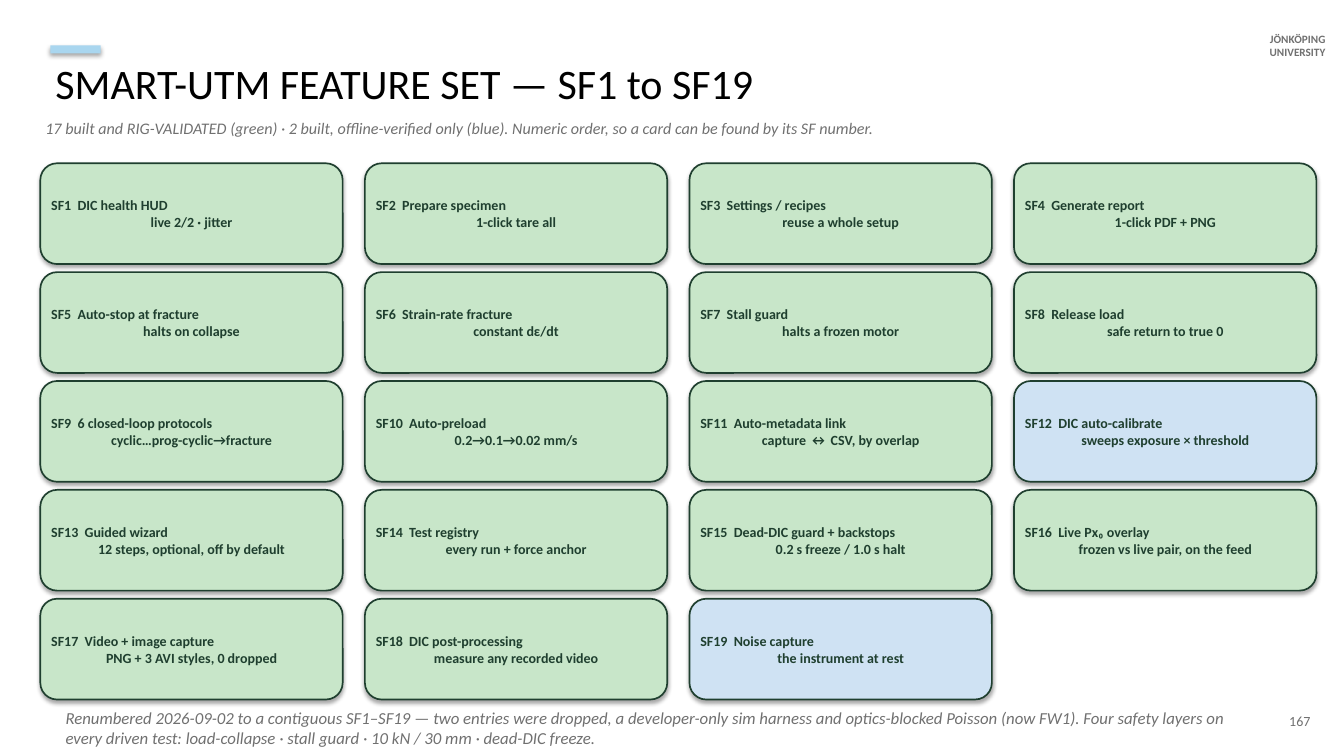
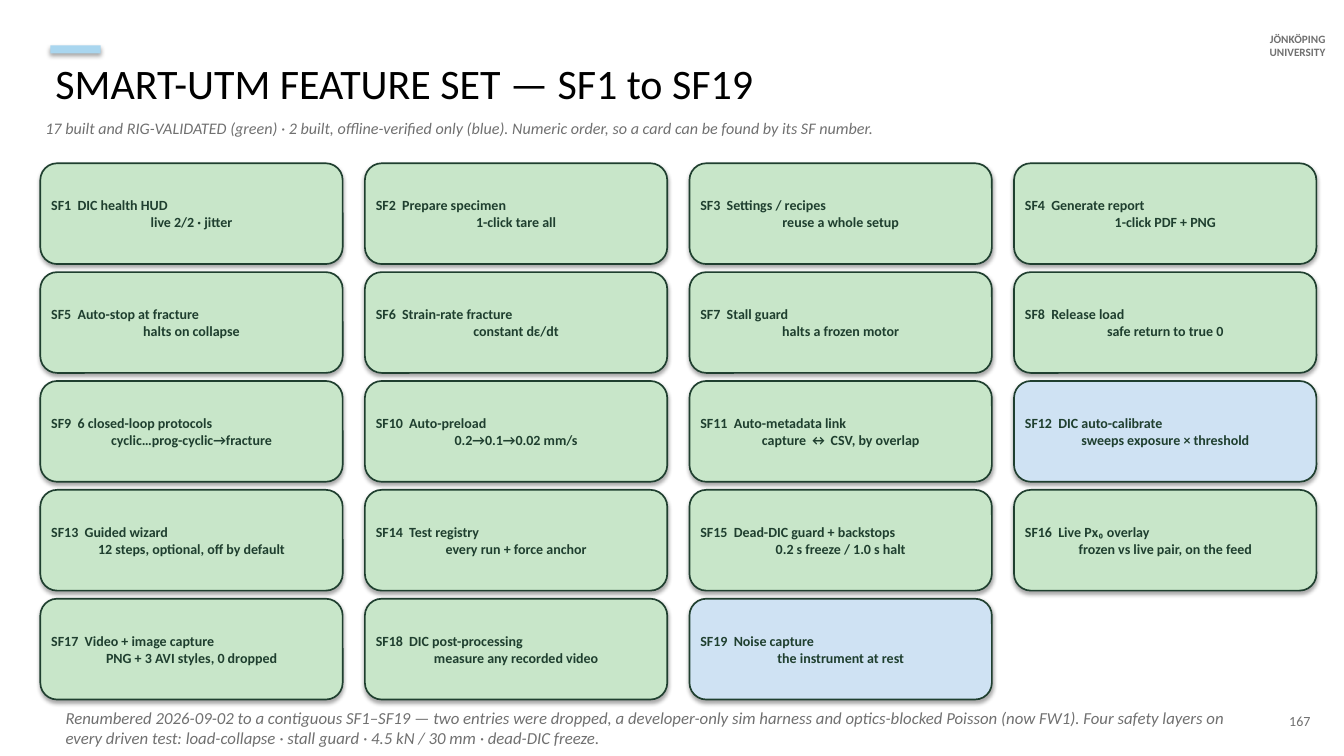
Before and after one commit to AdithyaSivakumar-3/UTM, a slide deck: slide 27 of documentation/decks/V6a_8_6_20_slides.pptx. Drawn at 1344x756 pixels with LibreOffice and Linux fonts; fonts in the diff are those of the drawing. Boxes give left, top, right and bottom in pixels: in the first picture for what was removed or moved away, otherwise in the second. Text is boxed around its words. In the diff, an @@ line names an element or a change of style, - is before the commit and + after.

```diff
--- a/documentation/decks/V6a_8_6_20_slides.pptx
+++ b/documentation/decks/V6a_8_6_20_slides.pptx
@@ text at (66,712,1223,747): text changed @@
-Renumbered 2026-09-02 to a contiguous SF1–SF19 — two entries were dropped, a developer-only sim harness and optics-blocked Poisson (now FW1). Four safety layers on every driven test: load-collapse · stall guard · 10 kN / 30 mm · dead-DIC freeze.
+Renumbered 2026-09-02 to a contiguous SF1–SF19 — two entries were dropped, a developer-only sim harness and optics-blocked Poisson (now FW1). Four safety layers on every driven test: load-collapse · stall guard · 4.5 kN / 30 mm · dead-DIC freeze.
```
Also in this commit, not shown: 62 other slides changed, 1 slide added, 8 other files.
